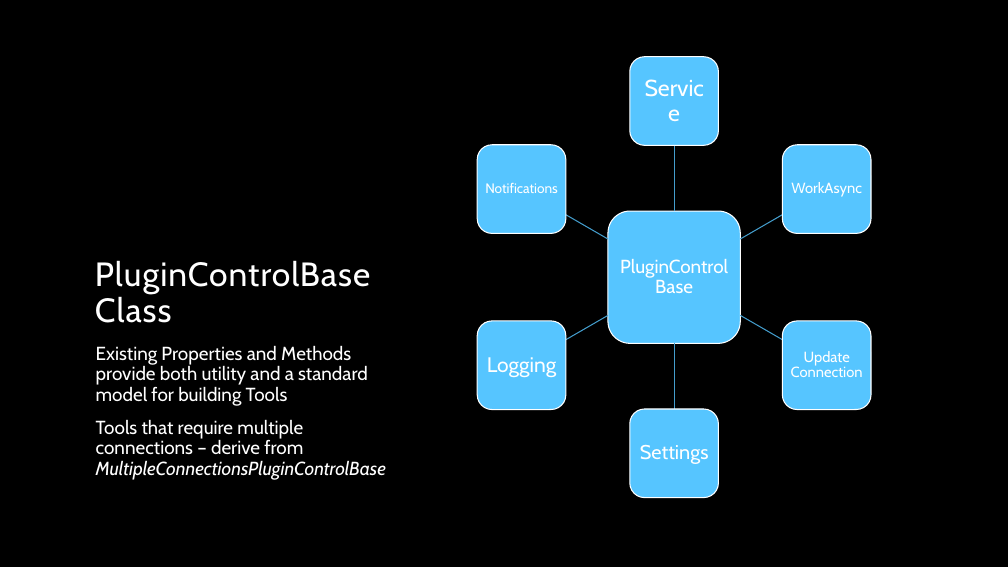
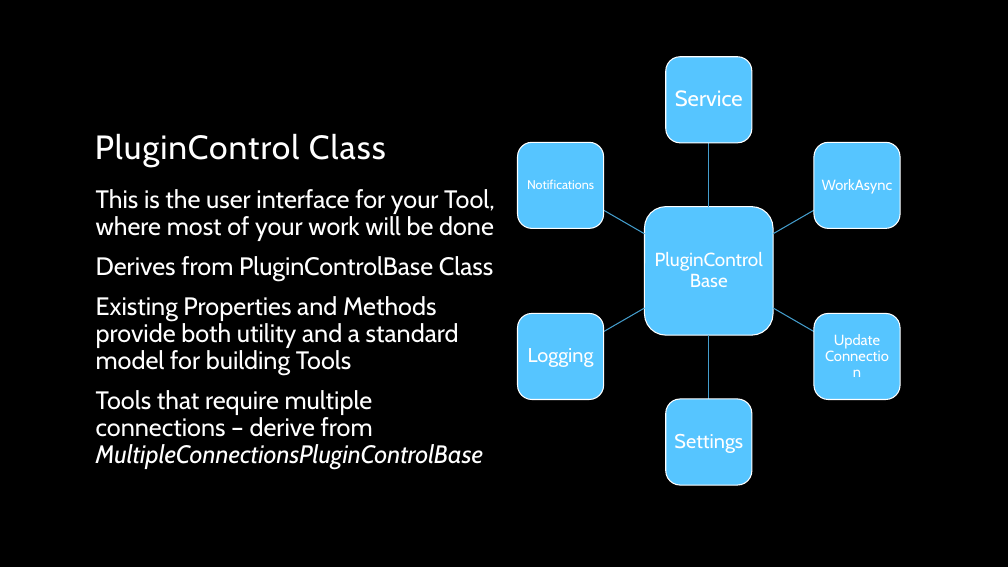
Before and after one commit to jamesnovak/365SaturdayPresentations, a slide deck: slide 12 of Building Xrm Toolbox Tools/Building XrmToolBox Tools.pptx (slide 11 before the commit). Drawn at 1008x567 pixels with LibreOffice and Linux fonts; fonts in the diff are those of the drawing; background and template pictures are left out. Boxes give left, top, right and bottom in pixels: in the first picture for what was removed or moved away, otherwise in the second. Text is boxed around its words. In the diff, an @@ line names an element or a change of style, - is before the commit and + after.

```diff
--- a/Building Xrm Toolbox Tools/Building XrmToolBox Tools.pptx
+++ b/Building Xrm Toolbox Tools/Building XrmToolBox Tools.pptx
@@ rounded rectangle: place and size @@
-rounded rectangle at bbox=[630, 57, 718, 145]
+rounded rectangle at bbox=[665, 57, 752, 143]
@@ text "Service": place and size @@
-text "Service" at bbox=[634, 61, 715, 141]
+text "Service" at bbox=[675, 90, 743, 107]
@@ text "Service" at bbox=[675, 90, 743, 107]: size 22 to 21 pt @@
@@ title at bbox=[95, 133, 386, 167]: text changed @@
-PluginControlBase Class
+PluginControl Class
@@ text "Notifications": place and size @@
-text "Notifications" at bbox=[485, 183, 558, 193]
+text "Notifications" at bbox=[527, 179, 594, 189]
@@ text "Notifications" at bbox=[527, 179, 594, 189]: size 13 to 12 pt @@
@@ text "WorkAsync": place and size @@
-text "WorkAsync" at bbox=[791, 182, 862, 197]
+text "WorkAsync" at bbox=[822, 179, 893, 194]
@@ text "This is the user interface ...": place and size @@
-text "This is the user interface ..." at bbox=[96, 345, 386, 480]
+text "This is the user interface ..." at bbox=[96, 189, 495, 469]
@@ text at bbox=[96, 189, 495, 281]: paragraphs added @@
+This is the user interface for your Tool, where most of your work will be done
+Derives from PluginControlBase Class
@@ 1 text, 1 freeform shape, 1 rounded rectangle: place and size @@
-1 text, 1 freeform shape, 1 rounded rectangle at bbox=[608, 146, 740, 343]
+1 text, 1 freeform shape, 1 rounded rectangle at bbox=[644, 143, 773, 335]
@@ text at bbox=[96, 296, 483, 469]: size 18 to 24 pt in "Existing Properties and Methods provide both utility ...", "Tools that require multiple connections – derive ..." @@
@@ 2 freeform shapes, 2 rounded rectangles, 1 text: place and size @@
-2 freeform shapes, 2 rounded rectangles, 1 text at bbox=[477, 145, 608, 410]
+2 freeform shapes, 2 rounded rectangles, 1 text at bbox=[517, 142, 644, 400]
@@ text "Logging" at bbox=[528, 348, 594, 367]: size 20 to 19 pt @@
@@ 2 rounded rectangles, 2 freeform shapes, 1 text: place and size @@
-2 rounded rectangles, 2 freeform shapes, 1 text at bbox=[741, 145, 871, 410]
+2 rounded rectangles, 2 freeform shapes, 1 text at bbox=[773, 142, 900, 400]
@@ 1 text, 1 freeform shape, 1 rounded rectangle: place and size @@
-1 text, 1 freeform shape, 1 rounded rectangle at bbox=[630, 344, 718, 498]
+1 text, 1 freeform shape, 1 rounded rectangle at bbox=[665, 336, 752, 485]
```
Also in this commit, not shown: 6 other slides changed, 1 slide added, 3 other files.
